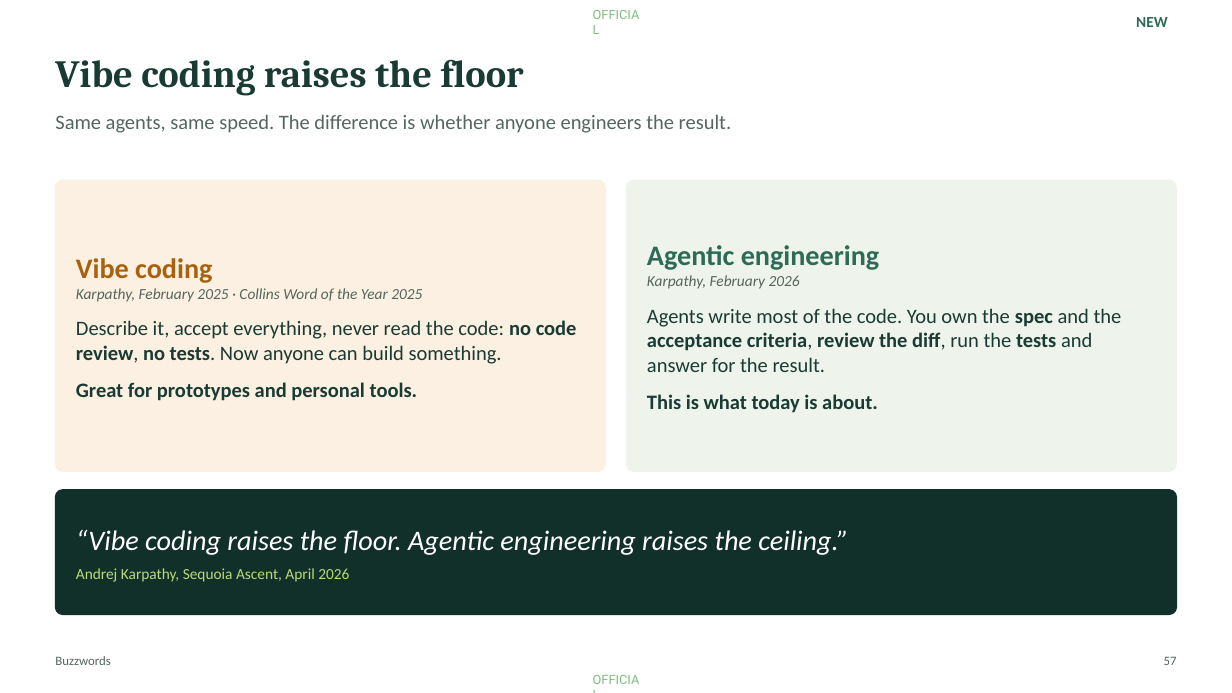
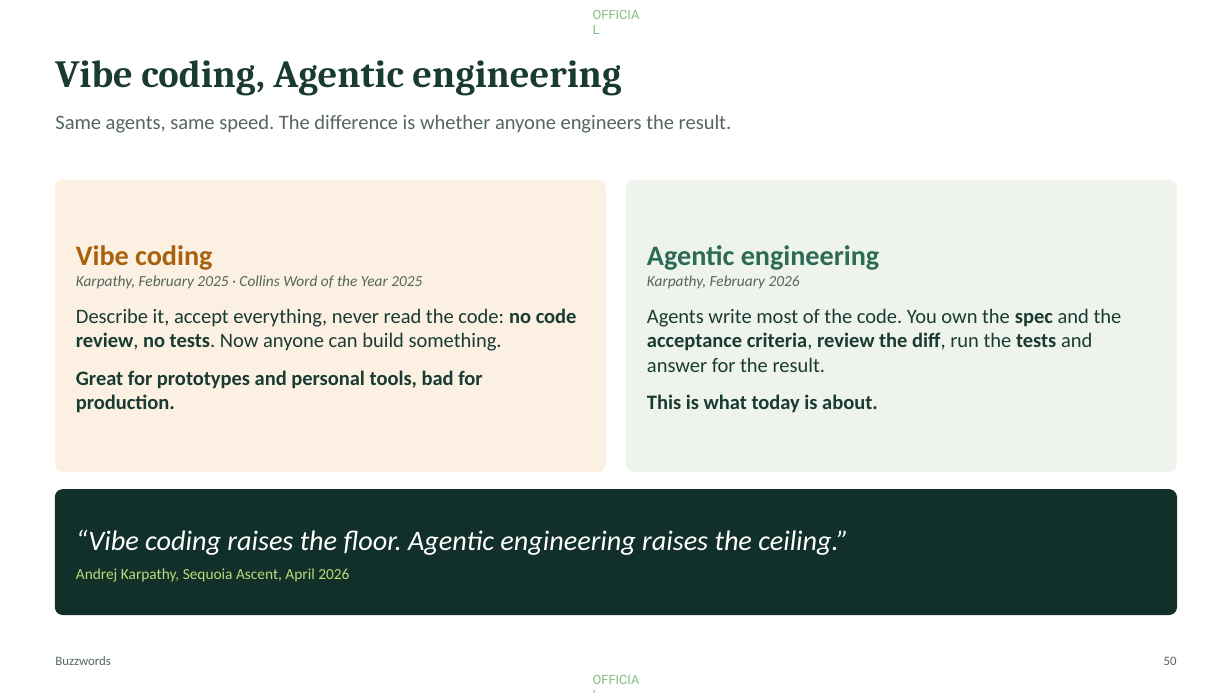
Before and after one commit to Moshe36/ai-developer-toolkit, a slide deck: slide 50 of workshop/agentic-workshop.pptx (slide 57 before the commit). Drawn at 1232x693 pixels with LibreOffice and Linux fonts; fonts in the diff are those of the drawing. Boxes give left, top, right and bottom in pixels: in the first picture for what was removed or moved away, otherwise in the second. Text is boxed around its words. In the diff, an @@ line names an element or a change of style, - is before the commit and + after.

```diff
--- a/workshop/agentic-workshop.pptx
+++ b/workshop/agentic-workshop.pptx
@@ text removed at [1136,17,1168,27] @@
-NEW
@@ text at [55,60,621,96]: text changed @@
-Vibe coding raises the floor
+Vibe coding, Agentic engineering
@@ text at [76,370,482,413]: text changed @@
-Great for prototypes and personal tools.
+Great for prototypes and personal tools, bad for production.
@@ page number at [1164,656,1177,665]: text changed @@
-57
+50
```
Also in this commit, not shown: 8 other slides changed, 25 slides added, 16 slides removed, 2 other files.
